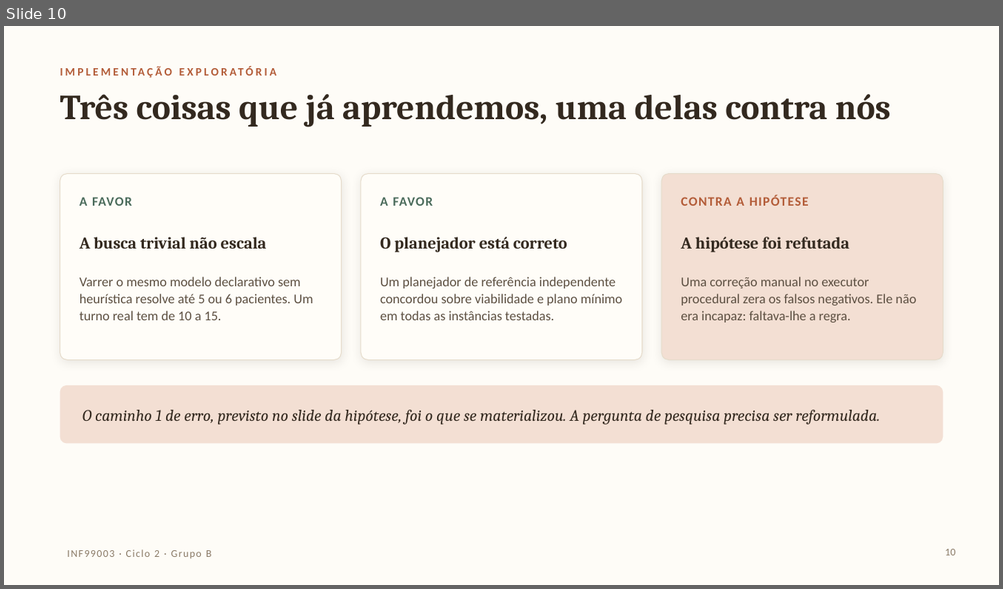
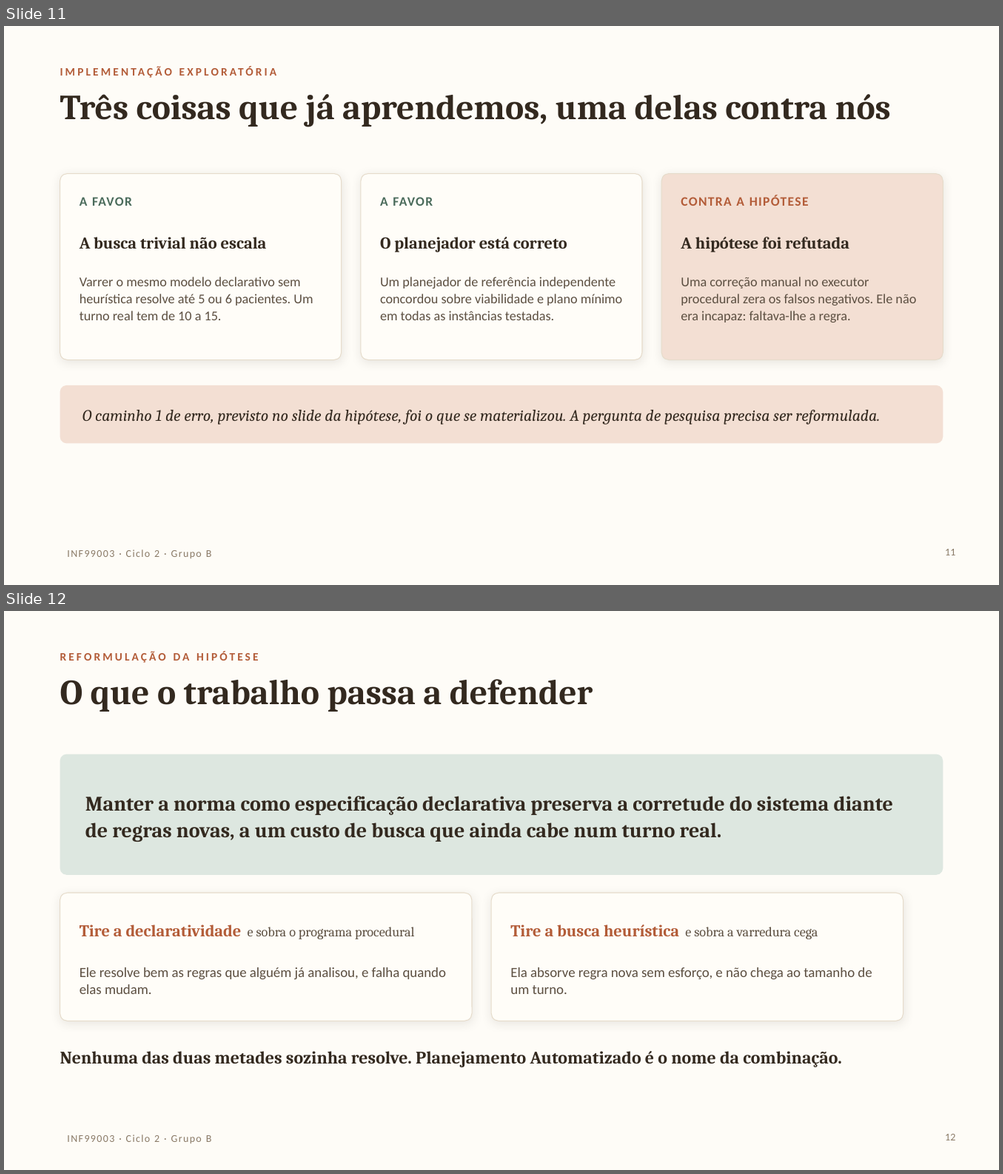
Before and after one commit to extreme500/PCI-Saude-GrupoB, a slide deck: apresentacao/ciclo2-planejamento.pptx. Shown one above the other, each under a label of ours: slide 10 before the commit, slides 11 and 12 after it. The pictures are 1003x589 and 1003x1174 pixels, drawn with LibreOffice and Linux fonts; fonts in the diff are those of the drawing; background and template pictures are left out. Boxes give left, top, right and bottom in pixels: in the first picture for what was removed or moved away, otherwise in the second. Text is boxed around its words. In the diff, an @@ line names an element or a change of style, - is before the commit and + after.

```diff
--- a/apresentacao/ciclo2-planejamento.pptx
+++ b/apresentacao/ciclo2-planejamento.pptx
@@ slide 12 added at bbox=[4, 611, 999, 1170], background picture (left out); not listed: 1 template element that a slide beside it also shows @@
@@ text added at bbox=[60, 651, 259, 663], 11 pt, text #B35C38, bold @@
+REFORMULAÇÃO DA HIPÓTESE
@@ text added at bbox=[60, 679, 593, 712], 34 pt, text #33291F, bold @@
+O que o trabalho passa a defender
@@ rounded rectangle added at bbox=[60, 755, 942, 875], fill #DDE7E0 @@
@@ text added at bbox=[85, 796, 893, 842], 20 pt, text #33291F, bold @@
+Manter a norma como especificação declarativa preserva a corretude do sistema diante de regras novas, a um custo de busca que ainda cabe num turno real.
@@ rounded rectangle added at bbox=[60, 893, 472, 1022], fill #FFFDF8, outline #E6DCCB 0.75 pt @@
@@ rounded rectangle added at bbox=[491, 893, 903, 1022], fill #FFFDF8, outline #E6DCCB 0.75 pt @@
@@ text added at bbox=[79, 925, 414, 940], 13 pt, text #5C4F41 @@
+Tire a declaratividade e sobra o programa procedural
@@ text added at bbox=[510, 925, 817, 940], 16 pt, text #B35C38, bold @@
+Tire a busca heurística e sobra a varredura cega
@@ text added at bbox=[79, 968, 446, 994], 13.5 pt, text #5C4F41 @@
+Ele resolve bem as regras que alguém já analisou, e falha quando elas mudam.
@@ text added at bbox=[510, 968, 871, 994], 13.5 pt, text #5C4F41 @@
+Ela absorve regra nova sem esforço, e não chega ao tamanho de um turno.
@@ text added at bbox=[60, 1051, 841, 1068], 17 pt, text #33291F, bold @@
+Nenhuma das duas metades sozinha resolve. Planejamento Automatizado é o nome da combinação.
@@ page number added at bbox=[945, 1134, 955, 1141], 10 pt, text #8A7A67 @@
+12
@@ what was slide 10 is now slide 11 @@
@@ page number at bbox=[945, 549, 955, 556]: text changed @@
-10
+11
```
Also in this commit, not shown: 1 other slide added, 1 slide removed, 7 other files.
